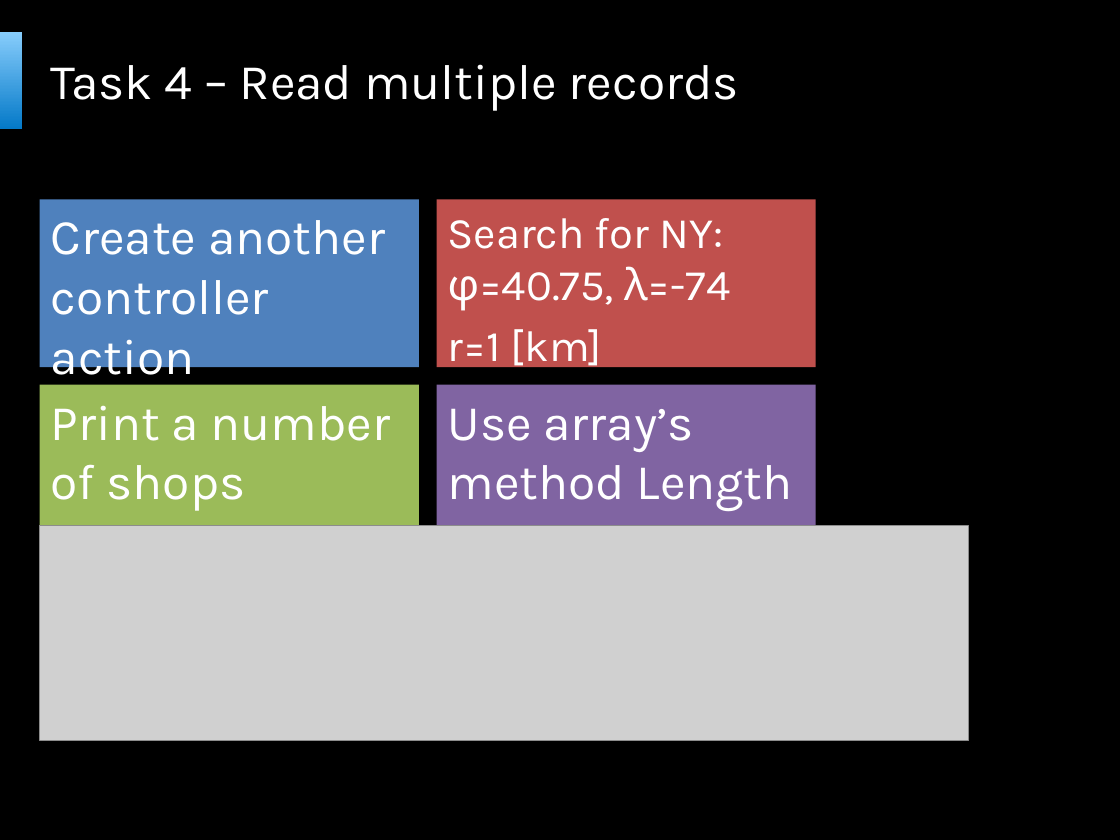
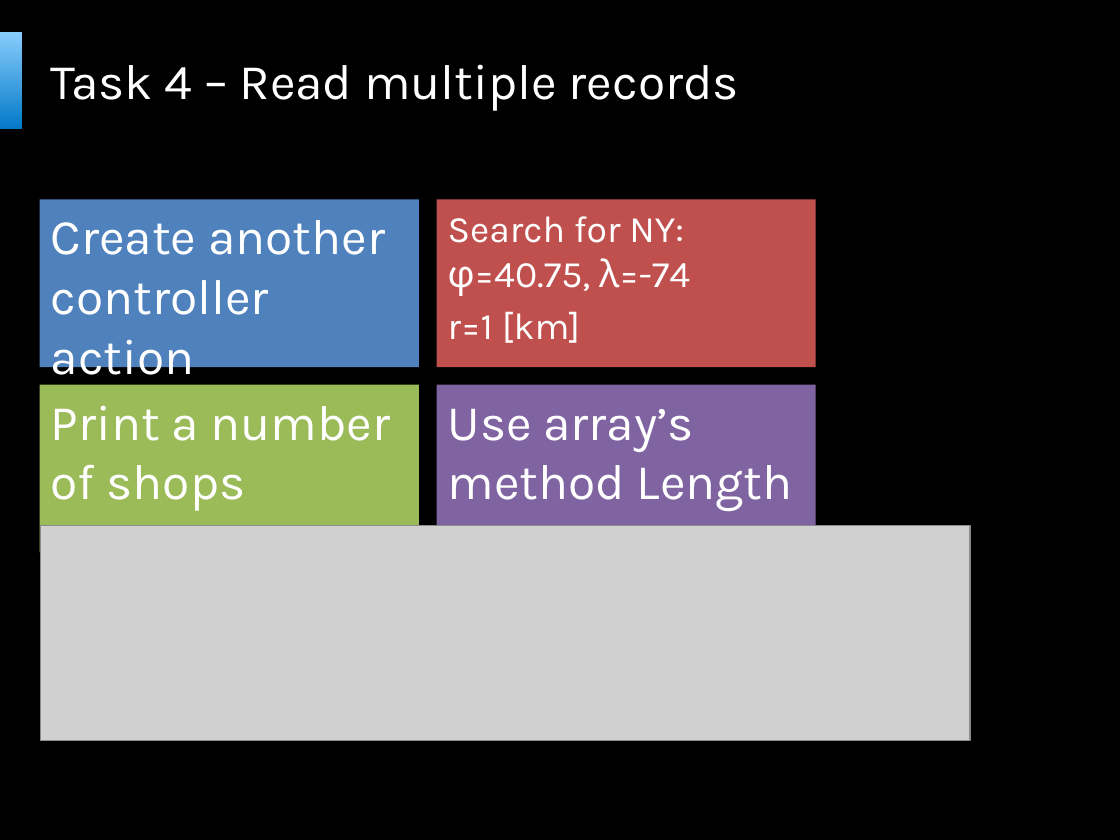
Before and after one commit to bartekwasielak/Presentation, a slide deck: slide 31 of Programming Made Easy.pptx. Drawn at 1120x840 pixels with LibreOffice and Linux fonts; fonts in the diff are those of the drawing; grey boxes stand for pictures; background and template pictures are left out. Boxes give left, top, right and bottom in pixels: in the first picture for what was removed or moved away, otherwise in the second. Text is boxed around its words. In the diff, an @@ line names an element or a change of style, - is before the commit and + after.

```diff
--- a/Programming Made Easy.pptx
+++ b/Programming Made Easy.pptx
@@ text "Search for NY: φ=40.75, λ=-74" at [437,199,816,367]: size 28 to 24 pt @@
```
Also in this commit, not shown: 7 other slides changed.
